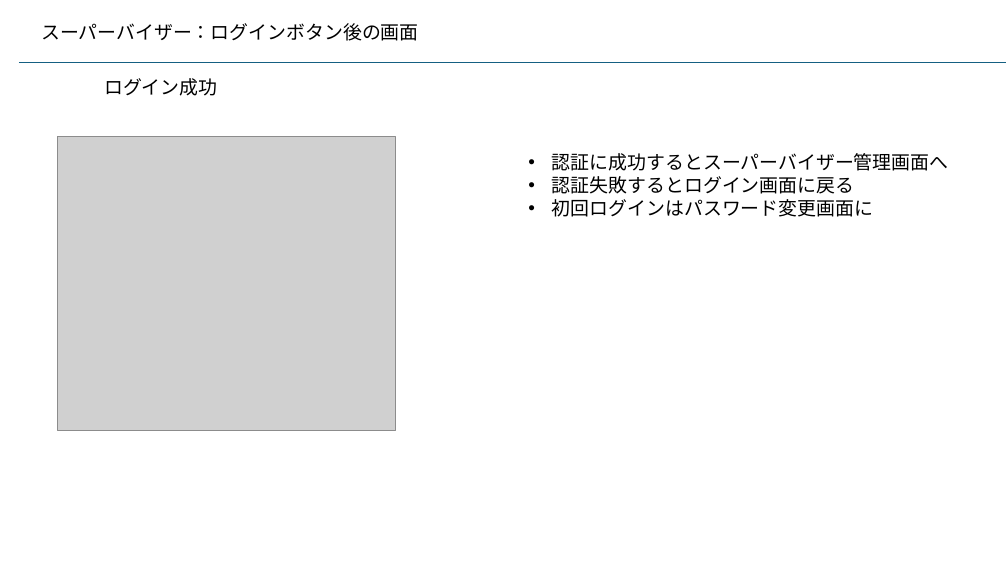
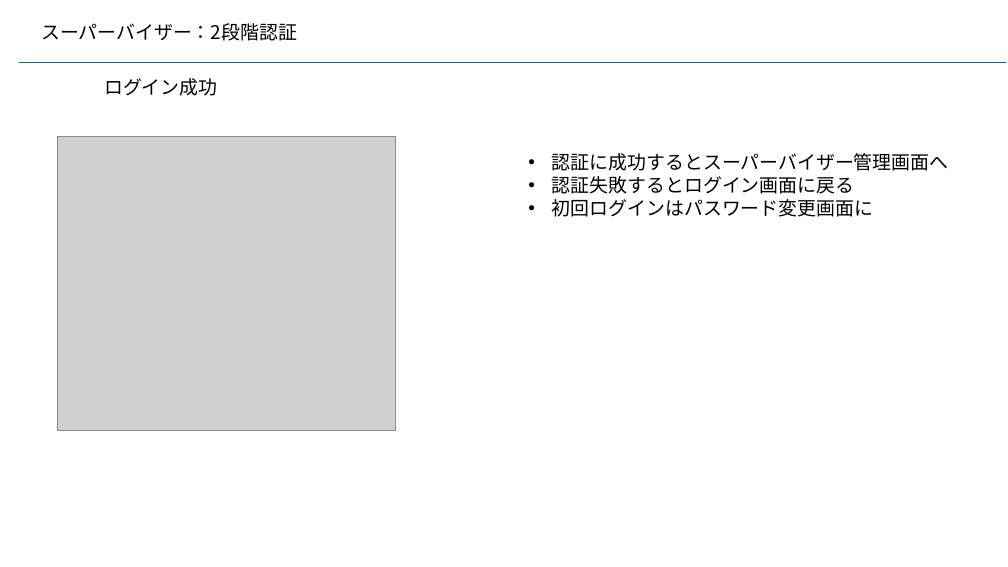
Before and after one commit to kaze-lab/museum_app_proj, a slide deck: slide 9 of 展示物アプリ仕様.pptx. Drawn at 1008x567 pixels with LibreOffice and Linux fonts; fonts in the diff are those of the drawing; grey boxes stand for pictures. Boxes give left, top, right and bottom in pixels: in the first picture for what was removed or moved away, otherwise in the second. Text is boxed around its words. In the diff, an @@ line names an element or a change of style, - is before the commit and + after.

```diff
--- a/展示物アプリ仕様.pptx
+++ b/展示物アプリ仕様.pptx
@@ text at <box>41,23,297,41</box>: text changed @@
-スーパーバイザー：ログインボタン後の画面
+スーパーバイザー：2段階認証
```
Also in this commit, not shown: 3 other slides changed, 8 slides added, 8 other files.
